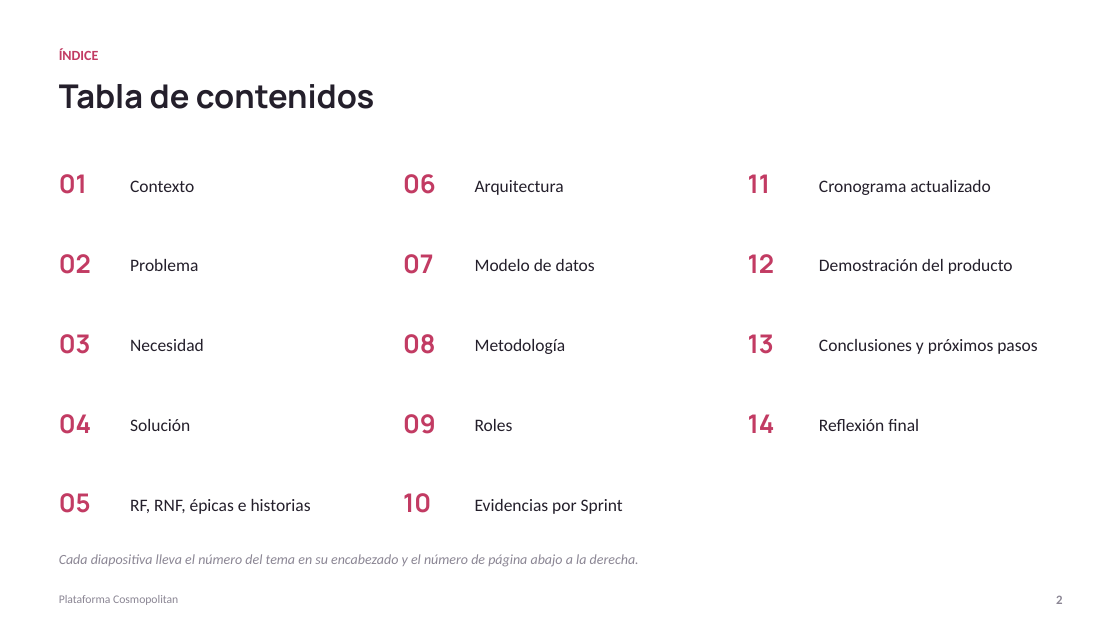
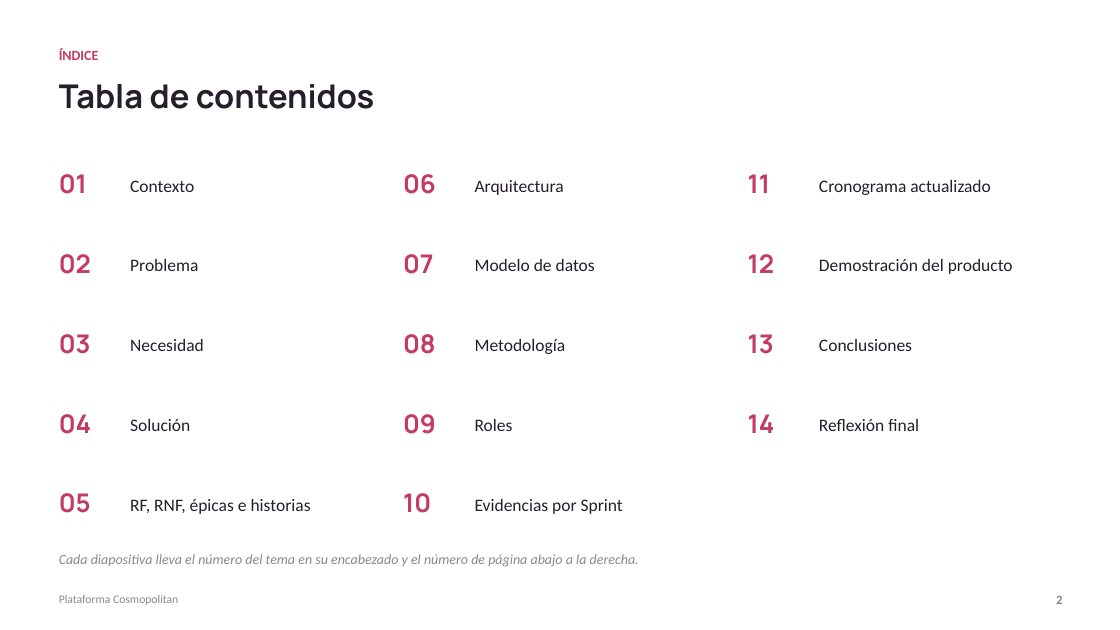
Before and after one commit to ChristianCuadra/capstone, a slide deck: slide 2 of Fase 2/Evidencias Proyecto/Presentación Proyecto.pptx. Drawn at 1120x630 pixels with LibreOffice and Linux fonts; fonts in the diff are those of the drawing. Boxes give left, top, right and bottom in pixels: in the first picture for what was removed or moved away, otherwise in the second. Text is boxed around its words. In the diff, an @@ line names an element or a change of style, - is before the commit and + after.

Commit message:
Presentación: conclusiones sin próximos pasos, justificación de módulos del modelo de datos y demo sin nota de énfasis

```diff
--- a/Fase 2/Evidencias Proyecto/Presentación Proyecto.pptx
+++ b/Fase 2/Evidencias Proyecto/Presentación Proyecto.pptx
@@ text at [819,339,912,351]: text changed @@
-Conclusiones y próximos pasos
+Conclusiones
```
Also in this commit, not shown: 3 other slides changed.
